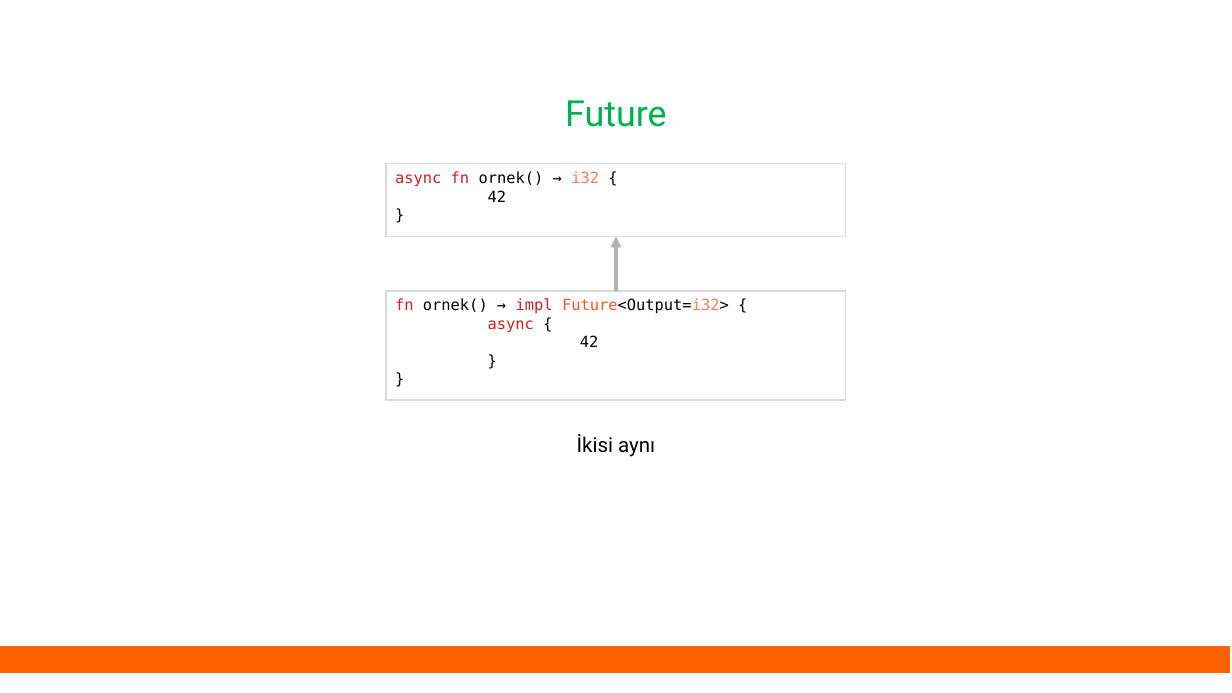
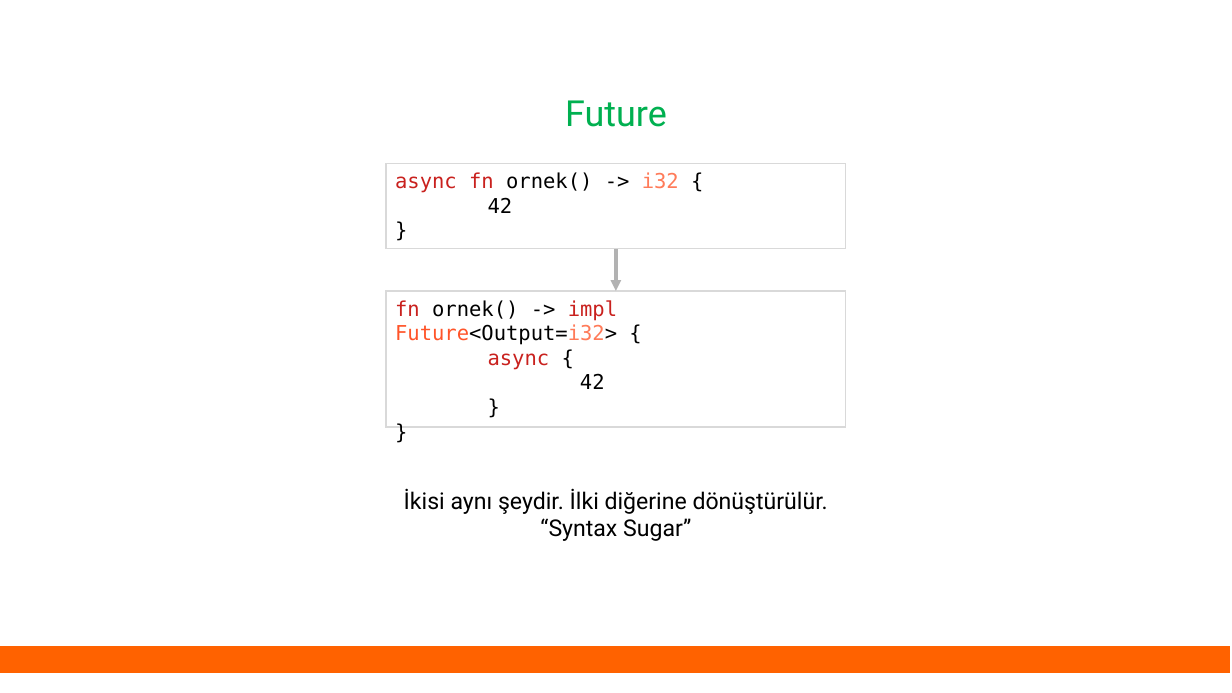
Before and after one commit to eminfedar/rust-tr-ders-slaytlari, a slide deck: slide 8 of rust_egitim_6_async.odp. Drawn at 1232x693 pixels with LibreOffice and Linux fonts; fonts in the diff are those of the drawing. Boxes give left, top, right and bottom in pixels: in the first picture for what was removed or moved away, otherwise in the second. Text is boxed around its words. In the diff, an @@ line names an element or a change of style, - is before the commit and + after.

```diff
--- a/rust_egitim_6_async.odp
+++ b/rust_egitim_6_async.odp
@@ rectangle "async fn ornek() -> i32 ...": place and size @@
-rectangle "async fn ornek() -> i32 ..." at [386, 164, 847, 237]
+rectangle "async fn ornek() -> i32 ..." at [386, 164, 847, 249]
@@ text in rectangle at [395, 172, 679, 193]: text changed; size 12 to 16 pt @@
-async fn ornek() → i32 {
+async fn ornek() -> i32 {
@@ text in rectangle at [488, 197, 513, 213]: size 12 to 16 pt in "42", "}" @@
@@ elbow arrow moved from (616, 291) - (616, 237) to (616, 249) - (616, 291) @@
@@ rectangle "fn ornek() -> impl Future<Output=i32> ...": place and size @@
-rectangle "fn ornek() -> impl Future<Output=i32> ..." at [386, 291, 847, 400]
+rectangle "fn ornek() -> impl Future<Output=i32> ..." at [386, 291, 847, 427]
@@ text in rectangle at [395, 300, 617, 345]: text changed; size 12 to 16 pt @@
-fn ornek() → impl Future<Output=i32> {
+fn ornek() -> impl Future<Output=i32> {
@@ text in rectangle at [488, 353, 605, 389]: size 12 to 16 pt in "async {", "42", "}", "}" @@
@@ text removed at [577, 434, 655, 457] @@
-İkisi aynı
@@ text added at [404, 488, 828, 541], 18 pt, text #000000 @@
+İkisi aynı şeydir. İlki diğerine dönüştürülür.
+“Syntax Sugar”
```
Also in this commit, not shown: 12 other slides changed, 1 slide added, 1 slide removed, 3 other files.
